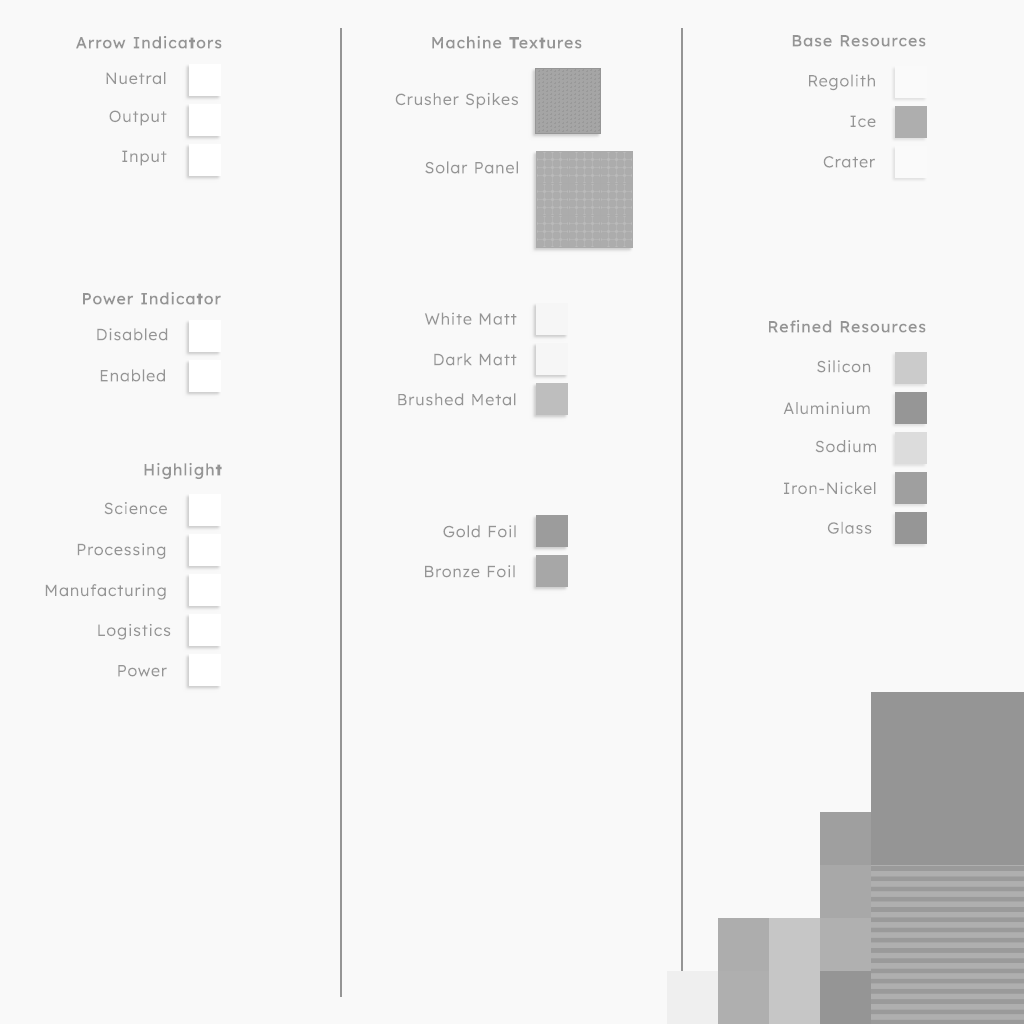
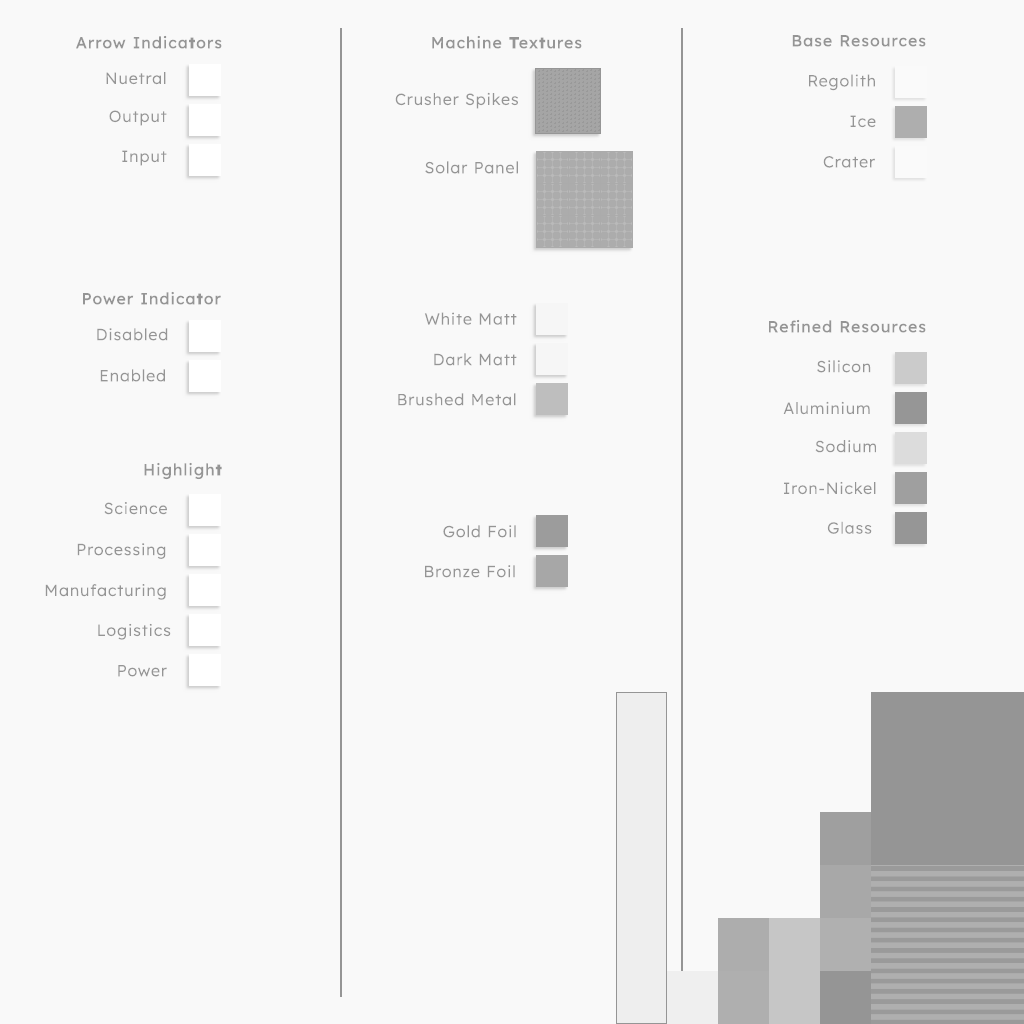
Layer changes from the first 1024px x 1024px image to the second:
added group "Matts" with 1 layers above "Circuit" over box(616, 692, 667, 1024)
added layer "Matt 1" in group "Matts" over box(616, 692, 667, 1024)
